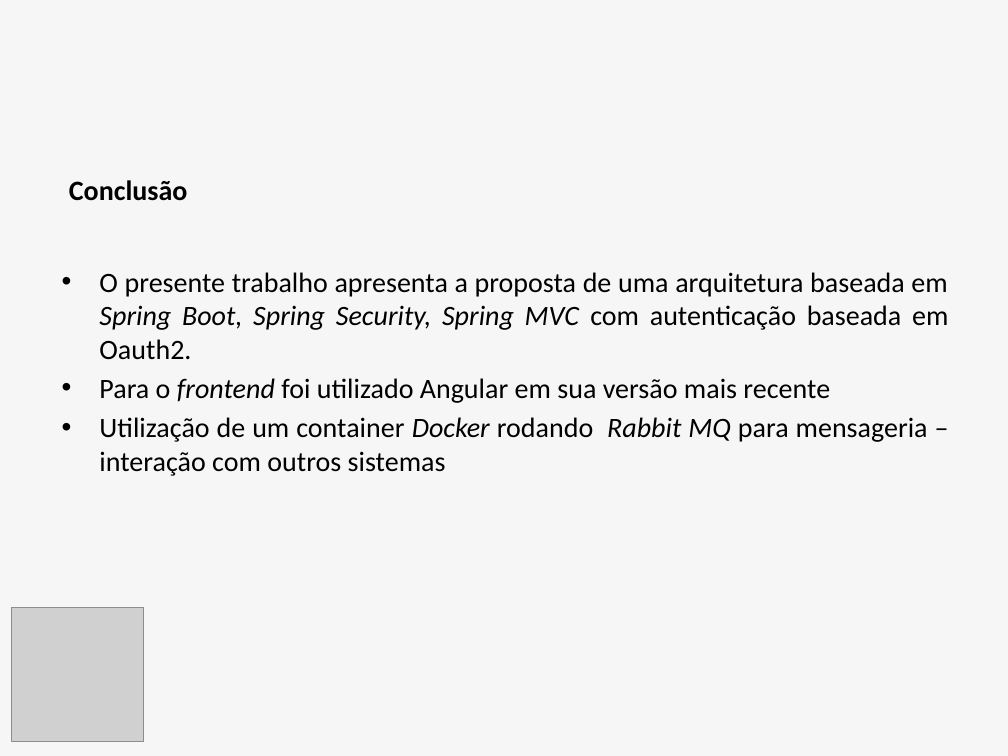
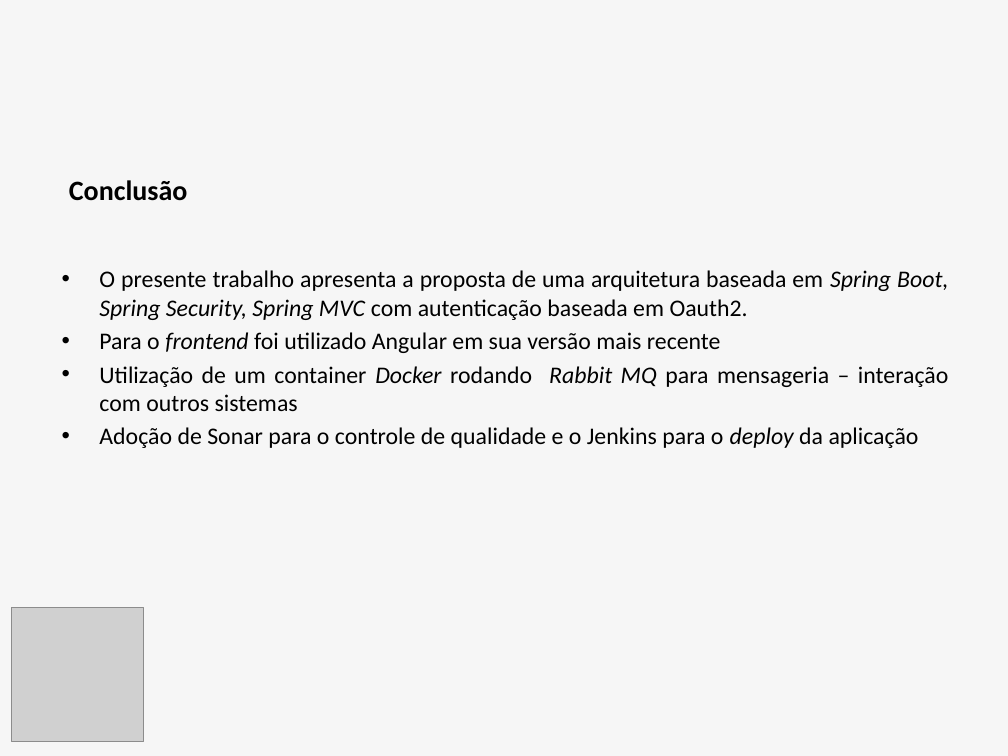
Before and after one commit to luizfernandodias/vessel-gestao-ambiental, a slide deck: slide 28 of apresentacao/Slides_Apresentacao_TCC.pptx (slide 21 before the commit). Drawn at 1008x756 pixels with LibreOffice and Linux fonts; fonts in the diff are those of the drawing; grey boxes stand for pictures. Boxes give left, top, right and bottom in pixels: in the first picture for what was removed or moved away, otherwise in the second. Text is boxed around its words. In the diff, an @@ line names an element or a change of style, - is before the commit and + after.

```diff
--- a/apresentacao/Slides_Apresentacao_TCC.pptx
+++ b/apresentacao/Slides_Apresentacao_TCC.pptx
@@ text at [99,270,948,411]: size 20 to 17 pt in "O presente trabalho apresenta a proposta de ...", "Para o frontend foi utilizado Angular em ...", "Utilização de um container Docker rodando Rabbit ..." @@
@@ text at [99,427,919,448]: paragraph added @@
+• Adoção de Sonar para o controle de qualidade e o Jenkins para o deploy da aplicação
```
Also in this commit, not shown: 4 other slides changed, 8 slides added, 7 other files.
